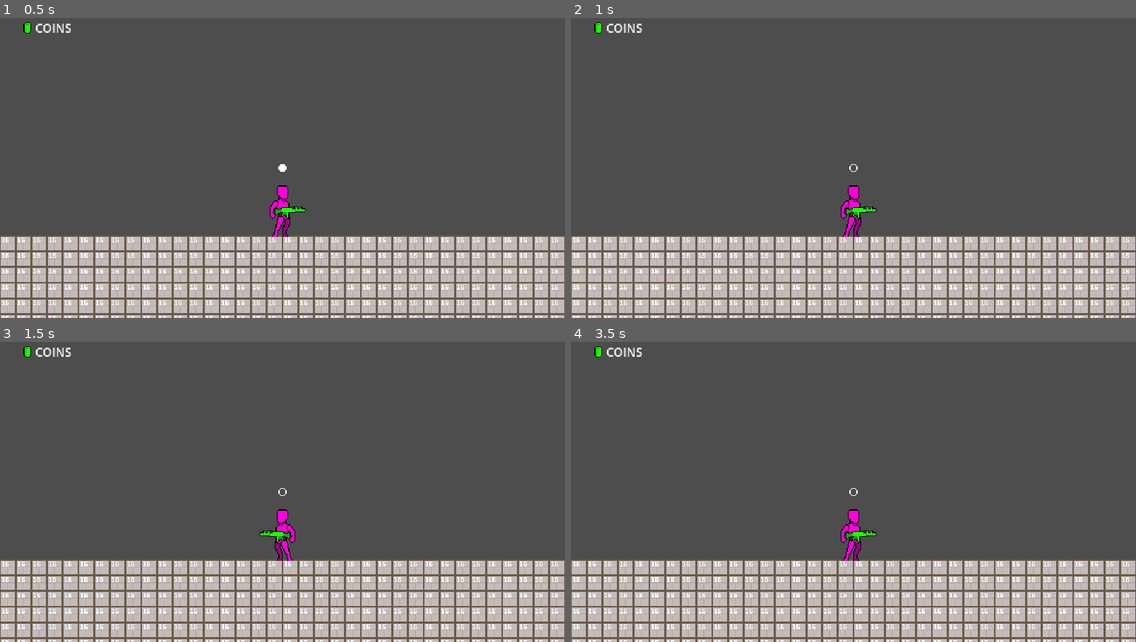
Above: before the commit, frames 1-4 (two rows, left to right).
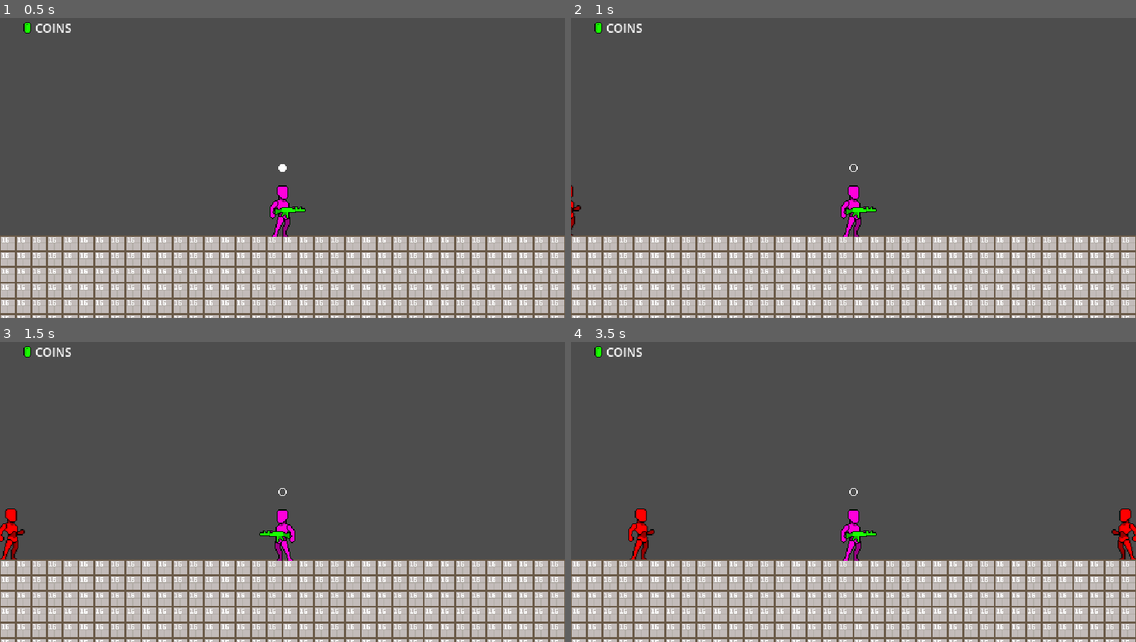
Above: after the commit, the same moments.

Repository: symbol24/sideroguesurvivor
Game: Godot game, scene res://scenes/utilities/boot.tscn
The game is run twice, just before and just after one commit, with the same random seed, the same clock (stepped at 60 frames per second) and the same inputs.
Inputs:
- Up to frame 1 (0.5 s): no input
- Up to frame 2 (1 s): tap Enter at 0.5 s; hold D (right) from 0.53 s (still down)
- Up to frame 3 (1.5 s): release D (right) at 1.28 s; hold Left (left) from 1.28 s (still down)
- Up to frame 4 (3.5 s): release Left (left) at 2.03 s; hold D (right) from 2.03 s (still down)

Frame 1 is identical in both runs. In frame 2, less than 0.1% of the frame differs, in the area x 0-2%, y 55-73%; in frame 3, 0.4%; in frame 4, 0.8%, in the area x 10-100%, y 55-73%.
Error before the commit: Parse Error: Identifier "Griblies" not declared in the current scope. (res://code/characters/enemies/enemy.gd:51)
Error after the commit: Invalid access to property or key 'update_resource_1' on a base object of type 'Node (signals.gd)'. (res://code/managers/game.gd:10)

Commit message:
Feat: Implement Griblies manager for spawning collectibles

Diff:
--- /dev/null
+++ b/code/utilities/griblies.gd
@@ -0,0 +1,25 @@
+class_name Griblies extends Node2D
+
+
+enum Type {COIN}
+
+
+const COIN := "uid://dufos5kyb0hl8"
+
+
+func _ready() -> void:
+	name = &"GribliesManager"
+	Signals.spawn_a_gribly.connect(_spawn_a_gribly)
+
+
+
+func _spawn_a_gribly(type:Type, pos:Vector2, value:int) -> void:
+	var to_spawn:Node2D= load(COIN).instantiate()
+	match type:
+		_:
+			pass
+
+	add_child(to_spawn)
+	if not to_spawn.is_node_ready(): await to_spawn.ready
+	to_spawn.global_position = pos
+	to_spawn.activate(value)
--- a/code/utilities/world.gd
+++ b/code/utilities/world.gd
@@ -21,6 +21,9 @@
 	var sm:Spawn = Spawn.new()
 	add_child(sm)
 	if not sm.is_node_ready(): await sm.ready
+	var griblies := Griblies.new()
+	add_child(griblies)
+	if not griblies.is_node_ready(): await griblies.ready
 	Signals.toggle_display.emit(&"play_ui", true)
 
 
Not shown, added: code/utilities/griblies.gd.uid
